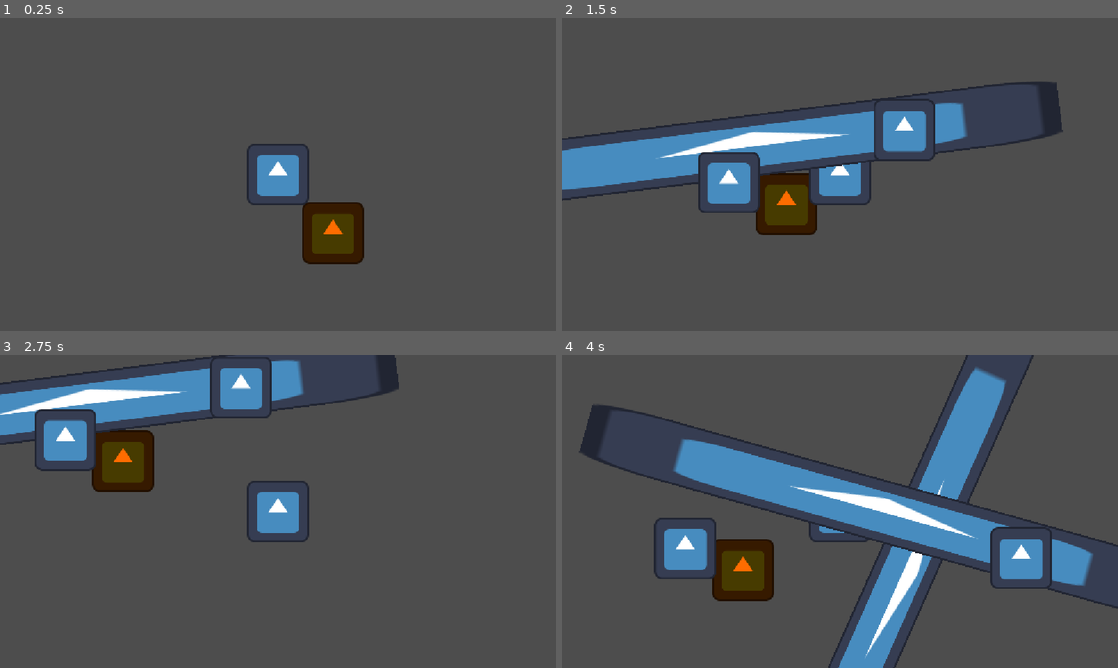
Above: before the commit, frames 1-4 (two rows, left to right).
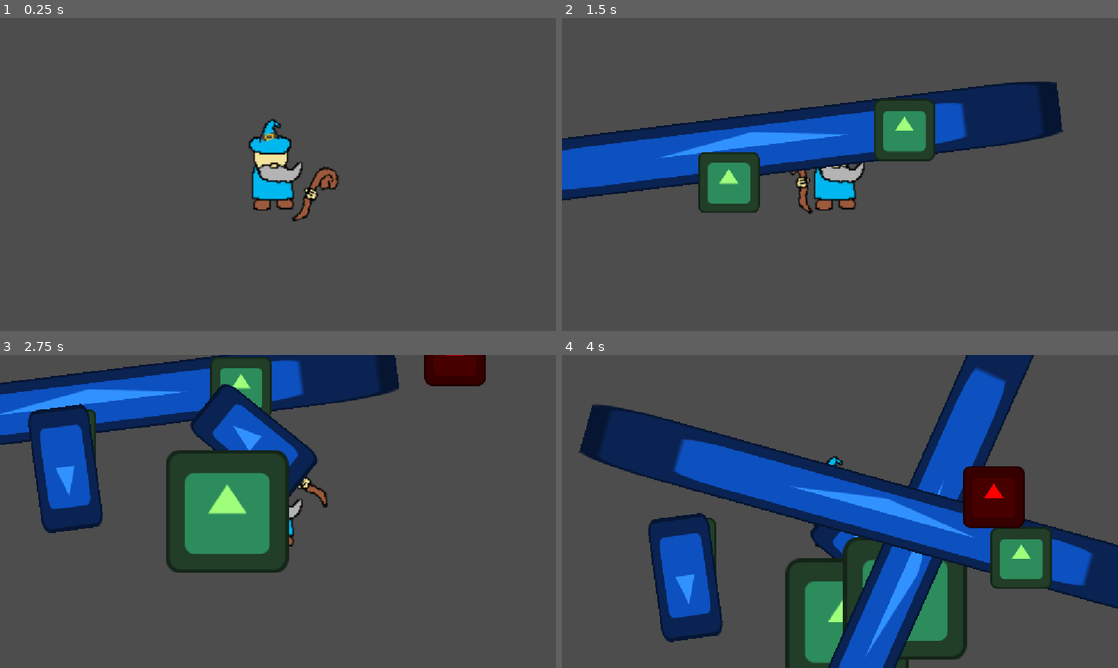
Above: after the commit, the same moments.

Repository: LeyuDing/SteelHacks2026
Game: Godot game, scene res://Scenes/main_scene.tscn
Two runs of this game, one before a commit and one after it. Both use one fixed random seed, a clock stepped at 60 frames per second and the inputs below. The engine's default icon, where the game draws it, is replaced by a stand-in: a white triangle on a blue panel in a dark square.
Inputs (mouse positions are in pixels of both pictures, inside the frame that each line leads up to):
- Up to frame 1 (0.25 s): no input
- Up to frame 2 (1.5 s): tap Enter at 0.5 s; move the mouse to (962, 158) at 0.52 s; hold Right (ui_right) 0.53-1.28 s; tap 1 (ui_spell1) at 0.6 s; tap 2 (ui_spell2) at 0.8, 1.35 s; move the mouse to (728, 190) at 1.27 s; hold Down (ui_down) from 1.28 s (still down)
- Up to frame 3 (2.75 s): tap 3 (ui_spell3) at 1.55, 2.1 s; move the mouse to (333, 442) at 2.02 s; release Down (ui_down) at 2.03 s; hold Right (ui_right) from 2.03 s (still down); tap 4 (ui_spell4) at 2.3 s
- Up to frame 4 (4 s): move the mouse to (812, 574) at 2.77 s; release Right (ui_right) at 2.78 s; hold Up (ui_up) 2.78-3.53 s; tap 4 (ui_spell4) at 2.85 s; tap 1 (ui_spell1) at 3.05, 3.6 s; move the mouse to (1006, 558) at 3.52 s; hold Left (ui_left) from 3.53 s (still down); tap 2 (ui_spell2) at 3.8 s

The runs differ from the first frame. In frame 1, 4.7% of the frame differs, in the area x 44-66%, y 32-79%; in frame 2, 22%; in frame 3, 31%; in frame 4, 45%, in the area x 3-100%, y 0-100%.

Commit message:
Added in enemies and some more spell stuff

Diff:
--- a/Scenes/circle_spell.tscn
+++ b/Scenes/circle_spell.tscn
@@ -4,6 +4,7 @@
 [ext_resource type="Texture2D" uid="uid://528og3rokxnr" path="res://icon.svg" id="2_lkq0a"]
 
 [node name="circle_spell" type="Node2D" unique_id=1032744867]
+modulate = Color(0.6226018, 0.99999994, 0.4841807, 1)
 script = ExtResource("1_4kiar")
 
 [node name="Sprite2D" type="Sprite2D" parent="." unique_id=2081771349]
--- a/Scenes/main_scene.tscn
+++ b/Scenes/main_scene.tscn
@@ -1,12 +1,74 @@
 [gd_scene format=3 uid="uid://d0hggw7tssg3g"]
 
+[ext_resource type="PackedScene" uid="uid://dgu4dvr7a4jan" path="res://Scenes/player_character.tscn" id="1_6l7je"]
 [ext_resource type="Script" uid="uid://dnj22vl2dkl80" path="res://Scripts/main_scene.gd" id="1_jv6wh"]
 [ext_resource type="Texture2D" uid="uid://528og3rokxnr" path="res://icon.svg" id="2_jv6wh"]
+[ext_resource type="Script" uid="uid://jhteooycqyun" path="res://Scripts/enemy_spawner.gd" id="3_jv6wh"]
+
+[sub_resource type="NavigationPolygon" id="NavigationPolygon_x6ack"]
+vertices = PackedVector2Array(1920, 1516.5469, 1919.0703, 1920, -1920, 1920, -1920, -1920, 1920, -1920)
+polygons = Array[PackedInt32Array]([PackedInt32Array(0, 1, 2, 3, 4)])
+outlines = Array[PackedVector2Array]([PackedVector2Array(-1932, -1931, -1945, 1940, 1929, 1949, 1938, -1943)])
+
+[sub_resource type="RectangleShape2D" id="RectangleShape2D_ia7du"]
 
 [node name="MainScene" type="Node2D" unique_id=1543140646]
 script = ExtResource("1_jv6wh")
 
-[node name="Icon" type="Sprite2D" parent="." unique_id=1050024624]
-modulate = Color(0.9946882, 0.42394814, 3.85046e-07, 1)
-position = Vector2(114, 121)
+[node name="PlayerCharacter" parent="." unique_id=461456606 instance=ExtResource("1_6l7je")]
+
+[node name="EnemyTimer" type="Timer" parent="." unique_id=1259773366]
+wait_time = 2.0
+autostart = true
+script = ExtResource("3_jv6wh")
+
+[node name="NavigationRegion2D" type="NavigationRegion2D" parent="." unique_id=966248076]
+navigation_polygon = SubResource("NavigationPolygon_x6ack")
+
+[node name="StaticBody2D" type="StaticBody2D" parent="NavigationRegion2D" unique_id=385608559]
+position = Vector2(2000, 0)
+scale = Vector2(1, 50)
+
+[node name="CollisionShape2D" type="CollisionShape2D" parent="NavigationRegion2D/StaticBody2D" unique_id=1985354750]
+scale = Vector2(7, 7)
+shape = SubResource("RectangleShape2D_ia7du")
+
+[node name="Sprite2D" type="Sprite2D" parent="NavigationRegion2D/StaticBody2D" unique_id=1960392594]
 texture = ExtResource("2_jv6wh")
+
+[node name="StaticBody2D2" type="StaticBody2D" parent="NavigationRegion2D" unique_id=356256395]
+position = Vector2(-2000, 0)
+scale = Vector2(1, 50)
+
+[node name="CollisionShape2D" type="CollisionShape2D" parent="NavigationRegion2D/StaticBody2D2" unique_id=1782209797]
+scale = Vector2(7, 7)
+shape = SubResource("RectangleShape2D_ia7du")
+
+[node name="Sprite2D" type="Sprite2D" parent="NavigationRegion2D/StaticBody2D2" unique_id=285272130]
+texture = ExtResource("2_jv6wh")
+
+[node name="StaticBody2D3" type="StaticBody2D" parent="NavigationRegion2D" unique_id=1190042307]
+position = Vector2(0, -2000)
+rotation = 1.5707964
+scale = Vector2(1, 50)
+
+[node name="CollisionShape2D" type="CollisionShape2D" parent="NavigationRegion2D/StaticBody2D3" unique_id=1794846317]
+scale = Vector2(7, 7)
+shape = SubResource("RectangleShape2D_ia7du")
+
+[node name="Sprite2D" type="Sprite2D" parent="NavigationRegion2D/StaticBody2D3" unique_id=8583694]
+texture = ExtResource("2_jv6wh")
+
+[node name="StaticBody2D4" type="StaticBody2D" parent="NavigationRegion2D" unique_id=956883194]
+position = Vector2(0, 2000)
+rotation = 1.5707964
+scale = Vector2(1, 50)
+
+[node name="CollisionShape2D" type="CollisionShape2D" parent="NavigationRegion2D/StaticBody2D4" unique_id=1083057205]
+scale = Vector2(7, 7)
+shape = SubResource("RectangleShape2D_ia7du")
+
+[node name="Sprite2D" type="Sprite2D" parent="NavigationRegion2D/StaticBody2D4" unique_id=1843304961]
+texture = ExtResource("2_jv6wh")
+
+[connection signal="timeout" from="EnemyTimer" to="EnemyTimer" method="_on_timeout"]
--- a/Scenes/player_character.tscn
+++ b/Scenes/player_character.tscn
@@ -1,9 +1,17 @@
 [gd_scene format=3 uid="uid://dgu4dvr7a4jan"]
 
 [ext_resource type="Script" uid="uid://cum60occ0fij5" path="res://Scripts/character_body_2d.gd" id="1_cmdk4"]
-[ext_resource type="Texture2D" uid="uid://528og3rokxnr" path="res://icon.svg" id="2_o0f8b"]
+[ext_resource type="Texture2D" uid="uid://g77chtxb4oqm" path="res://Assets/wizard/light_wizard_staff.png" id="2_wko77"]
+[ext_resource type="Script" uid="uid://cmwwvycj3kyi1" path="res://Scenes/staff.gd" id="3_pb3n0"]
+[ext_resource type="Texture2D" uid="uid://botj4i71ikm4g" path="res://Assets/wizard/light_wizard_body.png" id="4_ons1q"]
 
 [sub_resource type="CircleShape2D" id="CircleShape2D_ia7du"]
+
+[sub_resource type="Curve2D" id="Curve2D_ia7du"]
+_data = {
+"points": PackedVector2Array(0, 0, 0, 0, 577, -322, 0, 0, 0, 0, 580.4171, 1.8427806, 0, 0, 0, 0, 575, 328, 0, 0, 0, 0, -578, 322, 0, 0, 0, 0, -578, -326, 0, 0, 0, 0, 577, -322)
+}
+point_count = 6
 
 [node name="PlayerCharacter" type="CharacterBody2D" unique_id=461456606]
 script = ExtResource("1_cmdk4")
@@ -12,7 +20,26 @@
 scale = Vector2(7, 7)
 shape = SubResource("CircleShape2D_ia7du")
 
-[node name="Sprite2D" type="Sprite2D" parent="." unique_id=1924244701]
-texture = ExtResource("2_o0f8b")
+[node name="Camera2D" type="Camera2D" parent="." unique_id=1505402013]
 
-[node name="Camera2D" type="Camera2D" parent="." unique_id=1505402013]
+[node name="EnemySpawner" type="Path2D" parent="." unique_id=1811066835]
+position = Vector2(3.608283, 5.8134594)
+scale = Vector2(1.1515714, 1.1865443)
+curve = SubResource("Curve2D_ia7du")
+
+[node name="PathFollow2D" type="PathFollow2D" parent="EnemySpawner" unique_id=1412954493]
+position = Vector2(577, -322)
+rotation = 1.5602449
+
+[node name="Marker2D" type="Marker2D" parent="EnemySpawner/PathFollow2D" unique_id=481793458]
+
+[node name="Sprite" type="Node2D" parent="." unique_id=355053323]
+
+[node name="Body" type="Sprite2D" parent="Sprite" unique_id=1924244701]
+scale = Vector2(3, 3)
+texture = ExtResource("4_ons1q")
+
+[node name="Staff" type="Sprite2D" parent="Sprite" unique_id=1210407]
+scale = Vector2(3, 3)
+texture = ExtResource("2_wko77")
+script = ExtResource("3_pb3n0")
--- a/Scenes/rectangle_spell.tscn
+++ b/Scenes/rectangle_spell.tscn
@@ -4,6 +4,7 @@
 [ext_resource type="Texture2D" uid="uid://528og3rokxnr" path="res://icon.svg" id="1_eovn4"]
 
 [node name="RectangleSpell" type="Node2D" unique_id=426429013]
+modulate = Color(0.19210741, 0.57142806, 0.9999998, 1)
 script = ExtResource("1_7t21j")
 
 [node name="Sprite2D" type="Sprite2D" parent="." unique_id=70735943]
--- /dev/null
+++ b/Scenes/staff.gd
@@ -0,0 +1,16 @@
+extends Sprite2D
+
+@onready var parent = get_parent()
+
+# Called when the node enters the scene tree for the first time.
+func _ready() -> void:
+	pass # Replace with function body.
+
+
+# Called every frame. 'delta' is the elapsed time since the previous frame.
+func _process(delta: float) -> void:
+	var mousePos = get_global_mouse_position()
+	var oppositePoint = parent.global_position * 2.0 - mousePos
+	look_at(oppositePoint)
+
+	flip_v = get_global_mouse_position().x > parent.global_position.x
--- /dev/null
+++ b/Scenes/test_enemy.gd
@@ -0,0 +1,22 @@
+extends CharacterBody2D
+
+
+const SPEED = 150.0
+
+@onready var player =  get_parent().get_parent().get_node("PlayerCharacter")
+@onready var navAgent = $NavigationAgent2D
+
+func _ready():
+	make_path()
+
+func _physics_process(delta: float) -> void:
+	var direction = to_local(navAgent.get_next_path_position()).normalized()
+	velocity = direction * SPEED
+
+	move_and_slide()
+
+func make_path():
+	navAgent.target_position = player.global_position
+
+func _on_timer_timeout() -> void:
+	make_path()
--- /dev/null
+++ b/Scenes/test_enemy.tscn
@@ -0,0 +1,25 @@
+[gd_scene format=3 uid="uid://bwacg5k2wg75x"]
+
+[ext_resource type="Script" uid="uid://bfrdlo5ful057" path="res://Scenes/test_enemy.gd" id="1_bs22l"]
+[ext_resource type="Texture2D" uid="uid://528og3rokxnr" path="res://icon.svg" id="1_r1vdb"]
+
+[sub_resource type="CircleShape2D" id="CircleShape2D_ia7du"]
+
+[node name="TestEnemy" type="CharacterBody2D" unique_id=273263959]
+modulate = Color(1, 0, 0, 1)
+script = ExtResource("1_bs22l")
+
+[node name="CollisionShape2D" type="CollisionShape2D" parent="." unique_id=474630602]
+scale = Vector2(7, 7)
+shape = SubResource("CircleShape2D_ia7du")
+
+[node name="Sprite2D" type="Sprite2D" parent="." unique_id=2084111486]
+texture = ExtResource("1_r1vdb")
+
+[node name="NavigationAgent2D" type="NavigationAgent2D" parent="." unique_id=1524955471]
+
+[node name="Timer" type="Timer" parent="." unique_id=1687255645]
+wait_time = 0.1
+autostart = true
+
+[connection signal="timeout" from="Timer" to="." method="_on_timer_timeout"]
--- /dev/null
+++ b/Scripts/enemy_spawner.gd
@@ -0,0 +1,22 @@
+extends Timer
+
+const enemy = preload("res://Scenes/test_enemy.tscn")
+
+# Called when the node enters the scene tree for the first time.
+func _ready() -> void:
+	randomize()
+
+
+func _on_timeout() -> void:
+	var rng = RandomNumberGenerator.new()
+	rng.randomize()
+
+	var path = get_parent().get_node("PlayerCharacter/EnemySpawner/PathFollow2D")
+
+	path.progress_ratio = rng.randi_range(0.0, 1.0)
+
+	var instance = enemy.instantiate()
+
+	instance.global_position = path.get_node("Marker2D").global_position
+
+	add_child(instance)
--- a/Scripts/main_scene.gd
+++ b/Scripts/main_scene.gd
@@ -1,39 +1,46 @@
 extends Node2D
 
-const player = preload("res://Scenes/player_character.tscn")
+@onready var player = $PlayerCharacter
 
 const rectangleSpell = preload("res://Scenes/rectangle_spell.tscn")
 const circleSpell = preload("res://Scenes/circle_spell.tscn")
 
 # Called when the node enters the scene tree for the first time.
 func _ready() -> void:
-	add_child(player.instantiate())
+	pass
 
 # Called every frame. 'delta' is the elapsed time since the previous frame.
 func _process(delta: float) -> void:
 
 	if Input.is_action_just_released("ui_spell1"):
-		spell_caster({"type" : "rectangle", "width" : 10, "height" : 1})
+		spell_caster({"aoe" : "rectangle", "origin" : "self", "width" : 10, "height" : 1})
 
 	if Input.is_action_just_released("ui_spell2"):
-		spell_caster({"type" : "circle", "width" : 1, "height" : 1})
+		spell_caster({"aoe" : "circle", "origin" : "mouse", "width" : 1, "height" : 1})
+
+	if Input.is_action_just_released("ui_spell3"):
+		spell_caster({"aoe" : "rectangle", "origin" : "mouse", "width" : 1, "height" : 2})
+
+	if Input.is_action_just_released("ui_spell4"):
+		spell_caster({"aoe" : "circle", "origin" : "self", "width" : 2, "height" : 2})
 
 
 func spell_caster(properties: Dictionary):
 
 	var spell_instance
 
-	if properties["type"] == "rectangle":
+	if properties["aoe"] == "rectangle":
 		spell_instance = rectangleSpell.instantiate()
-		spell_instance.position = $PlayerCharacter.position
-		spell_instance.look_at(get_global_mouse_position())
+		spell_instance.look_at(get_global_mouse_position() - player.global_position)
+	if properties["aoe"] == "circle":
+		spell_instance = circleSpell.instantiate()
 
-	if properties["type"] == "circle":
-		spell_instance = circleSpell.instantiate()
+	if properties["origin"] == "self":
+		spell_instance.position = player.position
+
+	if properties["origin"] == "mouse":
 		spell_instance.position = get_global_mouse_position()
 
 	spell_instance.scale = Vector2(int(properties["width"]), int(properties["height"]))
 
 	add_child(spell_instance)
-
-	print("spell cast")
Not shown, added: Assets/wizard/light_wizard_body.png.import
Not shown, added: Assets/wizard/light_wizard_staff.png.import
Not shown, added: Scenes/staff.gd.uid
Not shown, added: Scenes/test_enemy.gd.uid
Not shown, added: Scripts/enemy_spawner.gd.uid
